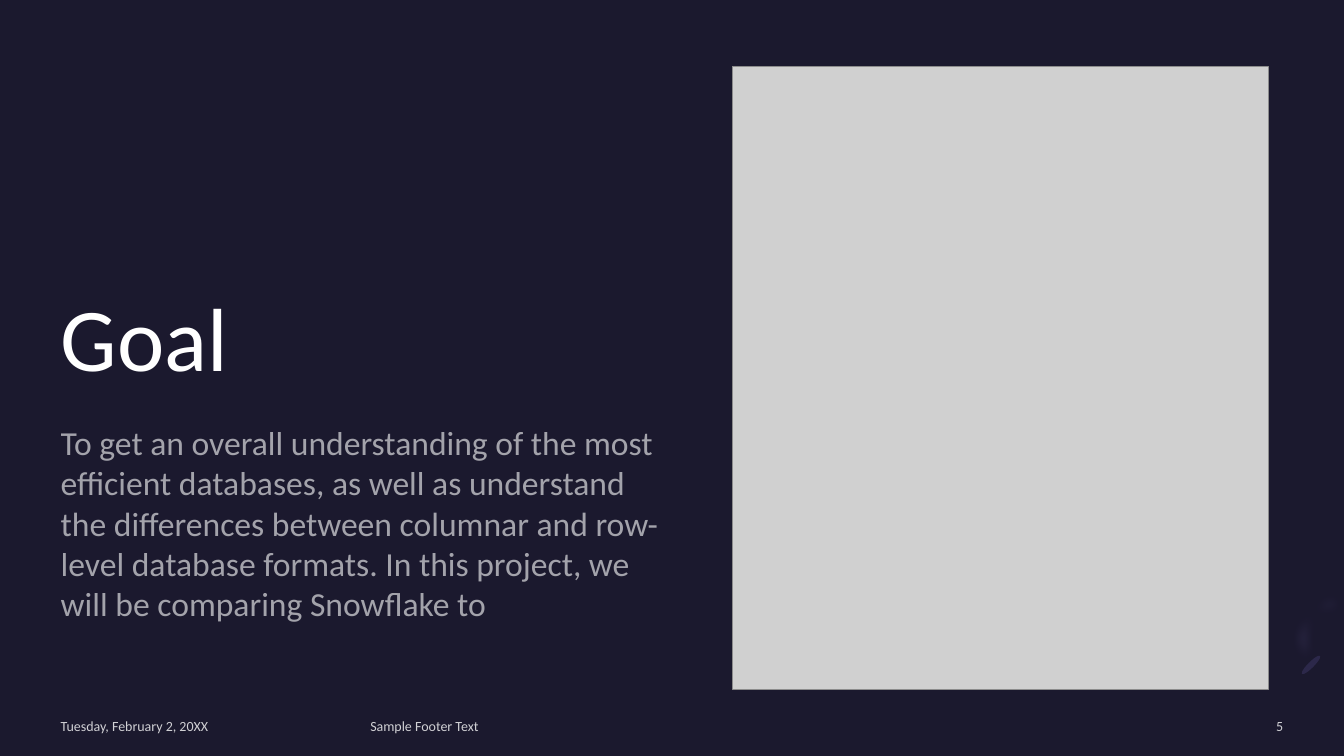
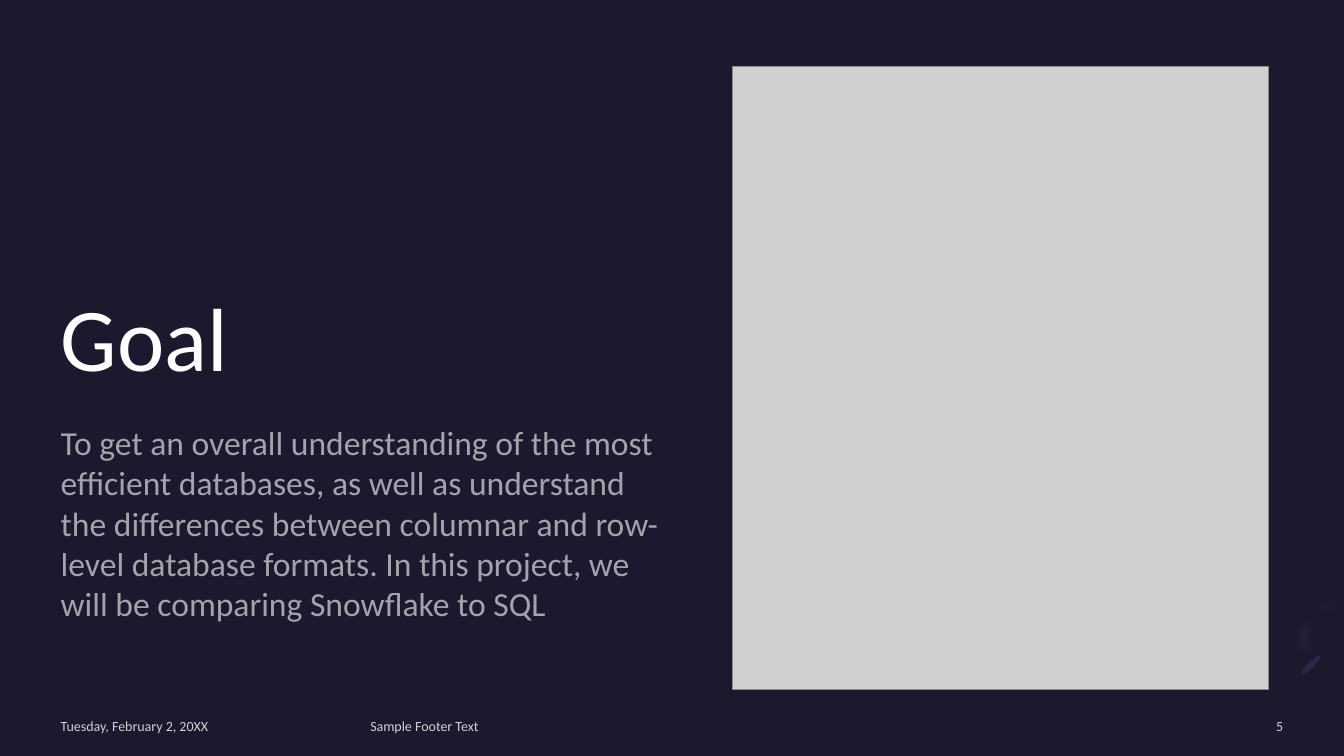
Before and after one commit to rehank1990/Capstone-3, a slide deck: slide 5 of Capstone 3 Datawarehouse Comparisons.pptx. Drawn at 1344x756 pixels with LibreOffice and Linux fonts; fonts in the diff are those of the drawing; grey boxes stand for pictures. Boxes give left, top, right and bottom in pixels: in the first picture for what was removed or moved away, otherwise in the second. Text is boxed around its words. In the diff, an @@ line names an element or a change of style, - is before the commit and + after.

```diff
--- a/Capstone 3 Datawarehouse Comparisons.pptx
+++ b/Capstone 3 Datawarehouse Comparisons.pptx
@@ subtitle at (61,432,658,622): text changed @@
-To get an overall understanding of the most efficient databases, as well as understand the differences between columnar and row-level database formats. In this project, we will be comparing Snowflake to
+To get an overall understanding of the most efficient databases, as well as understand the differences between columnar and row-level database formats. In this project, we will be comparing Snowflake to SQL
```
Also in this commit, not shown: 6 other slides changed, 7 slides added, 5 slides removed.
